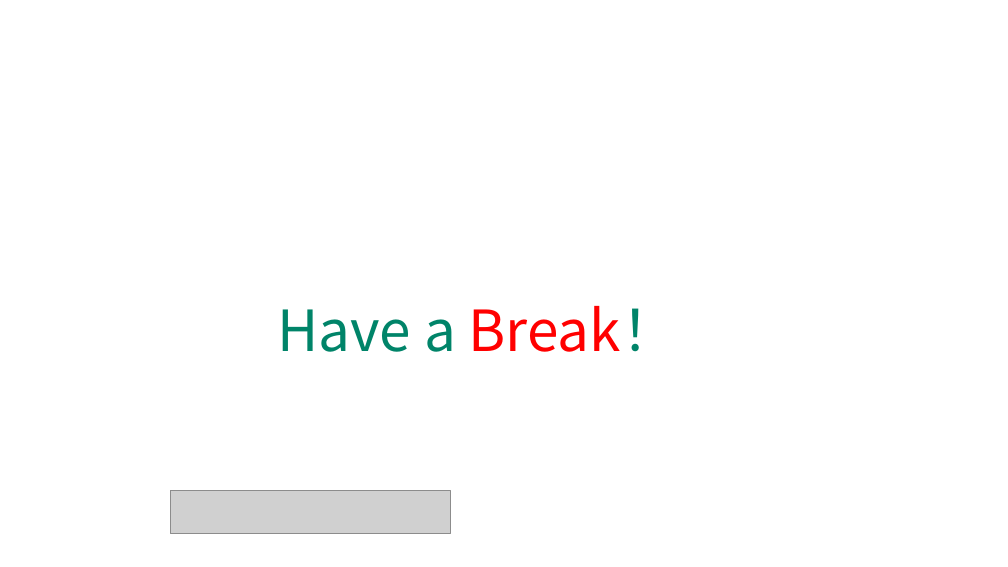
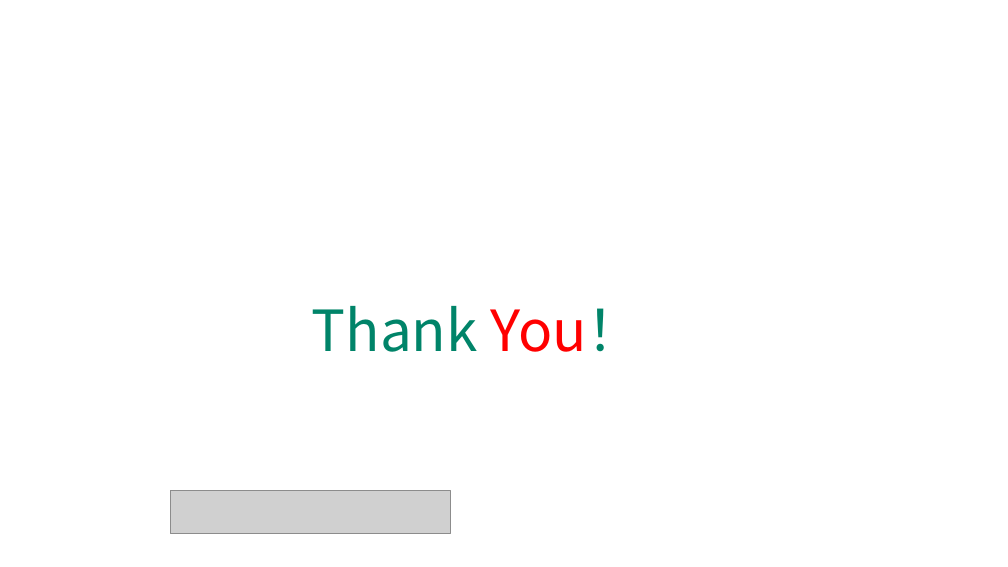
Before and after one commit to edu2act/course-javascript-advanced, a slide deck: slide 17 of 课程PPT/02.JS数据类型、值与类型转换.pptx. Drawn at 1008x567 pixels with LibreOffice and Linux fonts; fonts in the diff are those of the drawing; grey boxes stand for pictures; background and template pictures are left out. Boxes give left, top, right and bottom in pixels: in the first picture for what was removed or moved away, otherwise in the second. Text is boxed around its words. In the diff, an @@ line names an element or a change of style, - is before the commit and + after.

```diff
--- a/课程PPT/02.JS数据类型、值与类型转换.pptx
+++ b/课程PPT/02.JS数据类型、值与类型转换.pptx
@@ title at [312,306,644,352]: text changed @@
-Have a Break！
+Thank You！
```
Also in this commit, not shown: 1 other slide changed, 4 other files.
